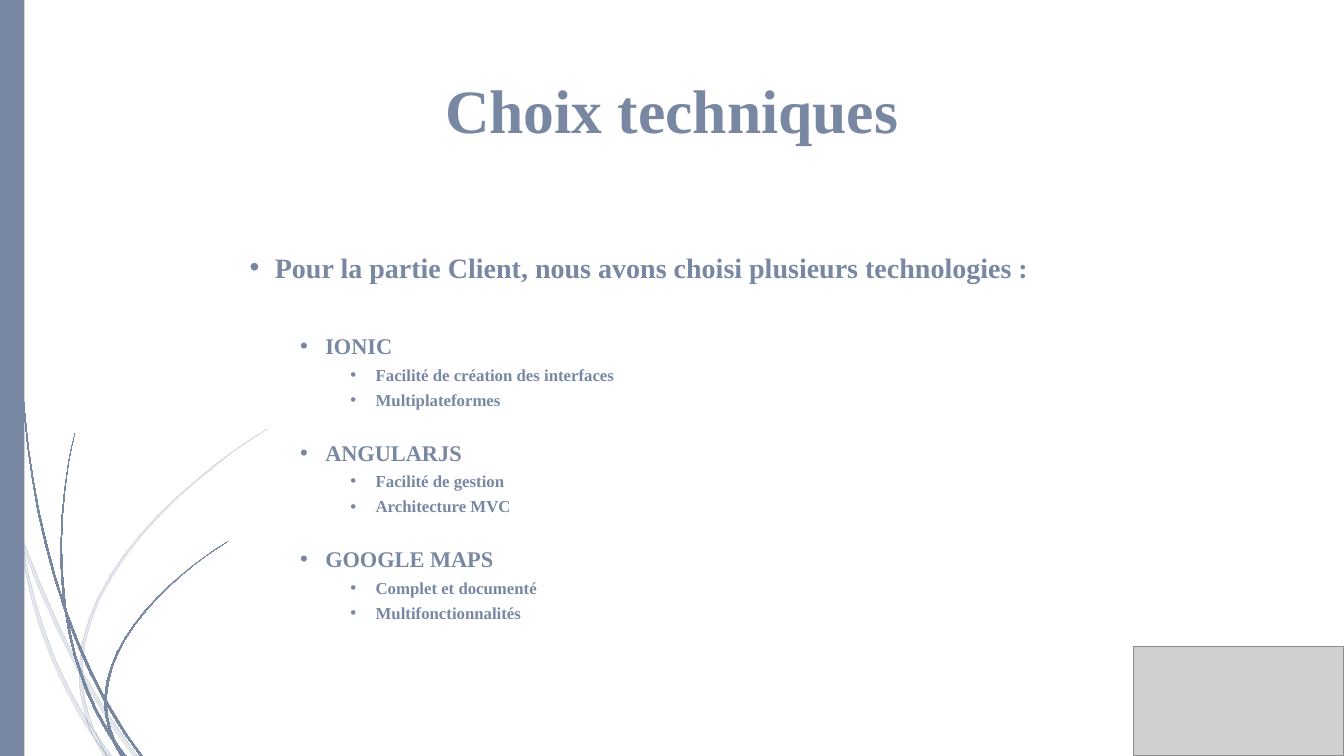
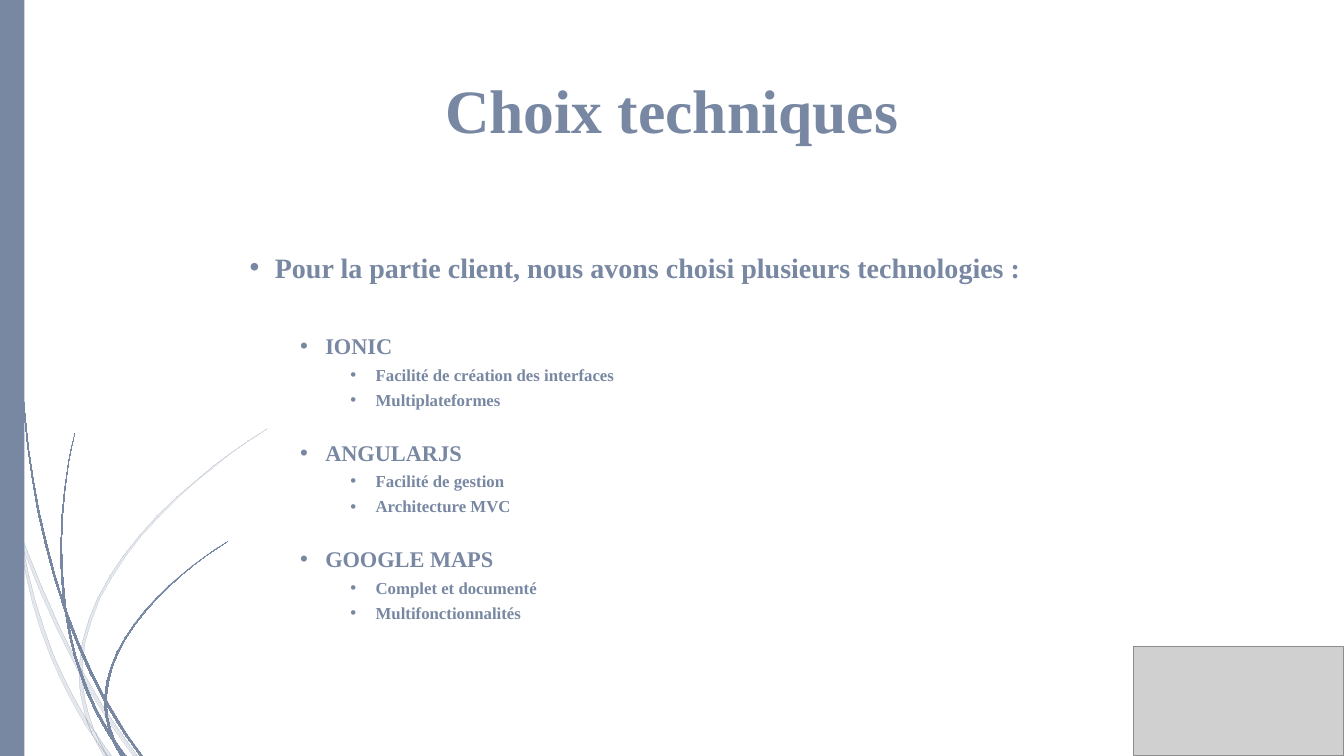
Before and after one commit to Lowxorx/webapprila, a slide deck: slide 5 of Documentation/Presentation/Projet web.pptx (slide 4 before the commit). Drawn at 1344x756 pixels with LibreOffice and Linux fonts; fonts in the diff are those of the drawing; grey boxes stand for pictures. Boxes give left, top, right and bottom in pixels: in the first picture for what was removed or moved away, otherwise in the second. Text is boxed around its words. In the diff, an @@ line names an element or a change of style, - is before the commit and + after.

```diff
--- a/Documentation/Presentation/Projet web.pptx
+++ b/Documentation/Presentation/Projet web.pptx
@@ text at (275,258,1003,283): text changed @@
-• Pour la partie Client, nous avons choisi plusieurs technologies :
+• Pour la partie client, nous avons choisi plusieurs technologies :
```
Also in this commit, not shown: 1 other slide changed, 1 slide removed, 1 other file.
